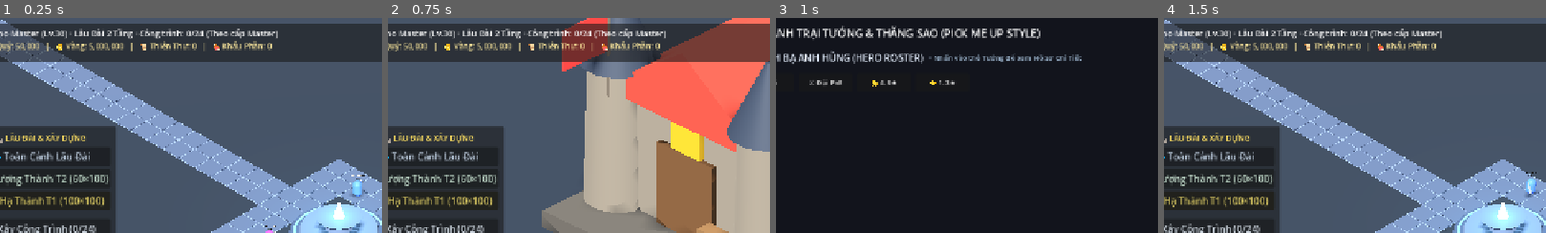
Above: before the commit, frames 1-4 (left to right).
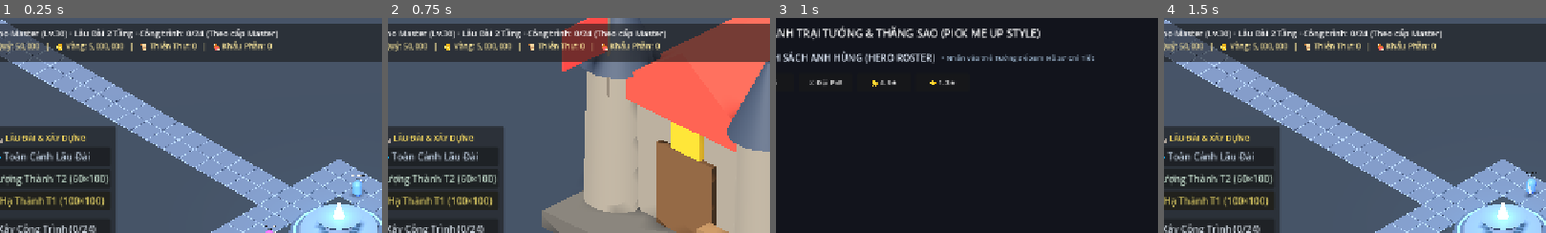
Above: after the commit, the same moments.

Repository: Zombie3012/infinity_gacha
Game: Godot game, scene res://scenes/base/isometric_base_3d.tscn
The game is run twice, just before and just after one commit, with the same random seed, the same clock (stepped at 60 frames per second) and the same inputs.
Inputs:
- Up to frame 1 (0.25 s): no input
- Up to frame 2 (0.75 s): click "🛡️ Nhà Chiến Lược" at 0.5 s
- Up to frame 3 (1 s): no input
- Up to frame 4 (1.5 s): click "⬅ Về Căn Cứ 3D" at 1.25 s
The pictures show only the part of the screen within x 6-56%, y 0-50%; the shares and areas given below are measured in that part.

Frames 1-2 are identical in both runs. In frame 3, 1.9% of the frame differs, in the area x 2-84%, y 15-22%; in frame 4, nothing differs.

Commit message:
feat(floor-heroes): implement FloorHeroModal with CardGridBrowser and UniversalHeroCard (step 3)

Diff:
--- a/client-godot/scenes/base/isometric_base_3d.gd
+++ b/client-godot/scenes/base/isometric_base_3d.gd
@@ -16,6 +16,7 @@
 const BASE_PLOT_SCENE := preload("res://scenes/base/base_plot_3d.tscn")
 const UniversalHeroCardScript := preload("res://scripts/ui/universal_hero_card.gd")
 const UniversalItemCardScript := preload("res://scripts/ui/universal_item_card.gd")
+const FloorHeroModalScript := preload("res://scripts/ui/floor_hero_modal.gd")
 
 const MAX_LOBBY_FLOORS := 2
 const FLOOR_HEIGHT := 5.2
@@ -2662,141 +2663,20 @@
 	if _selected_plot != null and is_instance_valid(_selected_plot):
 		_selected_plot.set_selected(false)
 		_selected_plot = null
-
-	var f_num := clampi(target_floor, 1, MAX_LOBBY_FLOORS)
-	_inspector_context = {
-		"type": "FLOOR_HERO_MANAGER",
-		"floor": f_num
-	}
-	inspector_panel.visible = true
-	_clear_inspector_actions()
-
-	inspector_title_label.text = "👥 QUẢN LÝ TƯỚNG TẦNG #%d" % f_num
-	inspector_subtitle_label.text = "Chỉ định tối đa 6 Hero xuất hiện tại tầng này để giảm lag"
-
-	# Floor selection tabs row: allow switching between Floor 1..unlocked
-	var floor_tabs_row := HBoxContainer.new()
-	floor_tabs_row.alignment = BoxContainer.ALIGNMENT_CENTER
-	for f in range(1, GameState.unlocked_lobby_floors + 1):
-		var f_tab_btn := Button.new()
-		f_tab_btn.text = "Tầng %d" % f
-		f_tab_btn.size_flags_horizontal = Control.SIZE_EXPAND_FILL
-		if f == f_num:
-			f_tab_btn.modulate = Color(1.0, 0.88, 0.38)
-		var target_f := f
-		f_tab_btn.pressed.connect(func():
-			_open_floor_hero_manager(target_f)
-		)
-		floor_tabs_row.add_child(f_tab_btn)
-	inspector_action_container.add_child(floor_tabs_row)
-
-	# Working selection list for this floor
-	if not _editing_floor_hero_selection.has(f_num):
-		_editing_floor_hero_selection[f_num] = GameState.get_assigned_heroes_for_floor(f_num).duplicate()
-	var selected_ids: Array = _editing_floor_hero_selection[f_num]
-
-	var has_custom: bool = not GameState.get_assigned_heroes_for_floor(f_num).is_empty()
-	var status_text: String
-	if selected_ids.is_empty() and not has_custom:
-		status_text = "⚪ Trạng thái: TỰ ĐỘNG PHÂN BỔ (Mặc định)"
-	else:
-		status_text = "🟢 Trạng thái: ĐÃ CHỌN %d / %d HERO" % [selected_ids.size(), MAX_HEROES_PER_FLOOR]
-
-	_add_inspector_section_header("THIẾT LẬP HIỆN TẠI", Color(0.65, 0.92, 1.0))
-	_add_inspector_info(
-		"%s\n💡 Hero được chọn sẽ xuất hiện tại Tầng #%d.\nNếu để trống hoặc nhấn 'Tự Động', hệ thống sẽ tự xếp theo công việc/đội hình." % [
-			status_text,
-			f_num
-		],
-		Color(0.85, 0.95, 1.0)
+	_close_inspector()
+
+	var existing = $HUD.get_node_or_null("FloorHeroModal")
+	if existing != null:
+		existing.queue_free()
+
+	var modal = FloorHeroModalScript.new()
+	modal.name = "FloorHeroModal"
+	modal.setup(target_floor)
+	modal.floor_saved.connect(func(f_num, ids):
+		_spawn_resident_heroes()
+		status_banner_label.text = "✅ Đã lưu cấu hình %d Hero xuất hiện tại Tầng #%d!" % [ids.size(), f_num]
 	)
-
-	# Action buttons row: [💾 Lưu & Áp Dụng] [🔄 Đặt Lại Tự Động]
-	var btn_row := HBoxContainer.new()
-	var save_btn := Button.new()
-	save_btn.text = "💾 Lưu & Áp Dụng"
-	save_btn.size_flags_horizontal = Control.SIZE_EXPAND_FILL
-	save_btn.pressed.connect(func():
-		GameState.set_assigned_heroes_for_floor(f_num, selected_ids)
-		_spawn_resident_heroes()
-		status_banner_label.text = "✅ Đã lưu cấu hình %d Hero xuất hiện tại Tầng #%d!" % [selected_ids.size(), f_num]
-		_open_floor_hero_manager(f_num)
-	)
-	btn_row.add_child(save_btn)
-
-	var reset_btn := Button.new()
-	reset_btn.text = "🔄 Đặt Lại Tự Động"
-	reset_btn.size_flags_horizontal = Control.SIZE_EXPAND_FILL
-	reset_btn.pressed.connect(func():
-		_editing_floor_hero_selection[f_num] = []
-		GameState.clear_assigned_heroes_for_floor(f_num)
-		_spawn_resident_heroes()
-		status_banner_label.text = "🔄 Đã chuyển Tầng #%d về chế độ tự động phân bổ Hero!" % f_num
-		_open_floor_hero_manager(f_num)
-	)
-	btn_row.add_child(reset_btn)
-	inspector_action_container.add_child(btn_row)
-
-	_add_inspector_section_header("DANH SÁCH ANH HÙNG (%d Tướng)" % GameState.heroes.size(), Color(1.0, 0.88, 0.38))
-
-	var roster := GameState.heroes
-	if roster.is_empty():
-		_add_inspector_info("Chưa có Anh Hùng nào trong Doanh Trại.", Color(0.7, 0.7, 0.7))
-		return
-
-	for h in roster:
-		var hid := str(h.get("id", ""))
-		var hname := str(h.get("name", "Hero"))
-		var hstar := int(h.get("rarity", 1))
-		var hlvl := int(h.get("level", 1))
-		var hclass := str(h.get("classCode", h.get("heroClass", "WARRIOR")))
-		var is_selected := selected_ids.has(hid)
-
-		var card := PanelContainer.new()
-		var card_box := HBoxContainer.new()
-		card_box.alignment = BoxContainer.ALIGNMENT_CENTER
-
-		var info_box := VBoxContainer.new()
-		info_box.size_flags_horizontal = Control.SIZE_EXPAND_FILL
-
-		var name_lbl := Label.new()
-		name_lbl.text = "%s %s (Lv.%d)" % ["★".repeat(clampi(hstar, 1, 7)), hname, hlvl]
-		name_lbl.add_theme_font_size_override("font_size", 13)
-		name_lbl.add_theme_color_override("font_color", Color(1.0, 0.95, 0.65) if is_selected else Color(0.9, 0.9, 0.95))
-		info_box.add_child(name_lbl)
-
-		var sub_lbl := Label.new()
-		var party_tag := " [⚔️ Party]" if GameState.active_party_ids.has(hid) else ""
-		sub_lbl.text = "[%s]%s" % [hclass, party_tag]
-		sub_lbl.add_theme_font_size_override("font_size", 11)
-		sub_lbl.add_theme_color_override("font_color", Color(0.65, 0.8, 1.0))
-		info_box.add_child(sub_lbl)
-		card_box.add_child(info_box)
-
-		var toggle_btn := Button.new()
-		toggle_btn.custom_minimum_size = Vector2(95, 32)
-		if is_selected:
-			toggle_btn.text = "✅ Đang Chọn"
-			toggle_btn.modulate = Color(0.45, 1.0, 0.55)
-		else:
-			toggle_btn.text = "➕ Chọn"
-			toggle_btn.modulate = Color(0.85, 0.88, 0.95)
-
-		toggle_btn.pressed.connect(func():
-			if selected_ids.has(hid):
-				selected_ids.erase(hid)
-				_open_floor_hero_manager(f_num)
-			else:
-				if selected_ids.size() >= MAX_HEROES_PER_FLOOR:
-					status_banner_label.text = "⚠️ Mỗi tầng chỉ tối đa %d Hero! Vui lòng bỏ bớt một Hero trước." % MAX_HEROES_PER_FLOOR
-				else:
-					selected_ids.append(hid)
-					_open_floor_hero_manager(f_num)
-		)
-		card_box.add_child(toggle_btn)
-
-		card.add_child(card_box)
-		inspector_action_container.add_child(card)
+	$HUD.add_child(modal)
 
 func _open_plot_inspector(plot_node: BasePlot3D, focus_cam: bool = true) -> void:
 	if _selected_plot != null and is_instance_valid(_selected_plot):
--- a/client-godot/scenes/heroes/hero_roster.gd
+++ b/client-godot/scenes/heroes/hero_roster.gd
@@ -211,7 +211,7 @@
 		_grid_view_container.add_child(grid_banner_row)
 
 		var index_title := Label.new()
-		index_title.text = "🏛️ DANH BẠ ANH HÙNG (HERO ROSTER)"
+		index_title.text = "🏛️ DANH SÁCH ANH HÙNG (HERO ROSTER)"
 		index_title.add_theme_font_size_override("font_size", 16)
 		index_title.add_theme_color_override("font_color", Color(0.9, 0.94, 1.0))
 		grid_banner_row.add_child(index_title)
--- a/client-godot/scripts/ui/card_grid_browser.gd
+++ b/client-godot/scripts/ui/card_grid_browser.gd
@@ -388,6 +388,17 @@
 		var max_hp := maxf(1.0, float(it.get("maxHp", 100)))
 		return (cur_hp / max_hp) >= 0.999 and str(it.get("state", "")) != "INJURED"
 
+	# Floor Manager & Roster filters
+	if "đội" in pill_text or "party" in pill_text:
+		return GameState.active_party_ids.has(str(it.get("id", "")))
+	elif "phân công" in pill_text or "làm việc" in pill_text:
+		var wmap: Dictionary = GameState.get_worker_assignment_map()
+		return wmap.has(str(it.get("id", "")))
+	elif "chưa xếp" in pill_text or "tự do" in pill_text:
+		var hid := str(it.get("id", ""))
+		var wmap: Dictionary = GameState.get_worker_assignment_map()
+		return not GameState.active_party_ids.has(hid) and not wmap.has(hid)
+
 	# General item/gear filters
 	if "vũ khí" in pill_text or "weapon" in pill_text:
 		return str(it.get("slot", "")).to_upper() == "WEAPON"
@@ -402,11 +413,17 @@
 	filtered_items.sort_custom(func(a: Dictionary, b: Dictionary) -> bool:
 		if browser_type == BrowserType.HERO:
 			match current_sort_mode:
-				0: # HP % (Lowest HP first by default)
-					var hp_a: float = float(a.get("hp", 100)) / maxf(1.0, float(a.get("maxHp", 100)))
-					var hp_b: float = float(b.get("hp", 100)) / maxf(1.0, float(b.get("maxHp", 100)))
-					if hp_a != hp_b:
-						return hp_a < hp_b if not sort_ascending else hp_a > hp_b
+				0: # Mode 0: If Recovery Center, HP%. Otherwise Combat Power (CP)
+					if hero_context_mode == 1: # RECOVERY
+						var hp_a: float = float(a.get("hp", 100)) / maxf(1.0, float(a.get("maxHp", 100)))
+						var hp_b: float = float(b.get("hp", 100)) / maxf(1.0, float(b.get("maxHp", 100)))
+						if hp_a != hp_b:
+							return hp_a < hp_b if not sort_ascending else hp_a > hp_b
+					else:
+						var cp_a := int(a.get("combatPower", 0))
+						var cp_b := int(b.get("combatPower", 0))
+						if cp_a != cp_b:
+							return cp_a > cp_b if not sort_ascending else cp_a < cp_b
 				1: # Stars / Rarity
 					var s_a := int(a.get("rarity", 1))
 					var s_b := int(b.get("rarity", 1))
@@ -518,6 +535,8 @@
 
 func _on_sort_toggle_pressed() -> void:
 	current_sort_mode = (current_sort_mode + 1) % 4
-	var sort_names := ["HP Thấp Nhất", "Độ Hiếm ★", "Cấp Độ Lv", "Tên A-Z"]
+	var sort_names := ["Lực Chiến", "Độ Hiếm ★", "Cấp Độ Lv", "Tên A-Z"]
+	if hero_context_mode == 1: # RECOVERY
+		sort_names[0] = "HP Thấp Nhất"
 	filter_btn.text = "%s 🎚️" % sort_names[current_sort_mode]
 	apply_filter_and_sort()
--- /dev/null
+++ b/client-godot/scripts/ui/floor_hero_modal.gd
@@ -0,0 +1,286 @@
+class_name FloorHeroModal
+extends Control
+
+## Dedicated Floor Hero Manager Modal for Godot 4 Client
+## Uses CardGridBrowser and UniversalHeroCard to assign up to 6 Heroes
+## per lobby floor (Floor 1: Hạ Thành, Floor 2: Thượng Thành).
+
+signal closed
+signal floor_saved(floor_num: int, assigned_hero_ids: Array)
+
+const CardGridBrowserScript = preload("res://scripts/ui/card_grid_browser.gd")
+const UniversalHeroCardScript = preload("res://scripts/ui/universal_hero_card.gd")
+
+const MAX_HEROES_PER_FLOOR := 6
+
+var current_floor: int = 1
+var max_floors: int = 2
+
+var title_label: Label
+var subtitle_label: Label
+var floor_tabs_box: HBoxContainer
+var status_ribbon_label: Label
+var banner_label: Label
+var browser
+var reset_btn: Button
+var save_btn: Button
+
+var _floor_buttons: Array[Button] = []
+var _editing_selections: Dictionary = {} # floor_num -> Array[String]
+
+func _init() -> void:
+	set_anchors_preset(Control.PRESET_FULL_RECT)
+	mouse_filter = Control.MOUSE_FILTER_STOP
+
+func _ready() -> void:
+	max_floors = maxi(1, GameState.unlocked_lobby_floors)
+	_build_ui()
+	_load_floor_selection(current_floor)
+
+func setup(floor_num: int = 1) -> void:
+	max_floors = maxi(1, GameState.unlocked_lobby_floors)
+	current_floor = clampi(floor_num, 1, max_floors)
+	if is_inside_tree():
+		_load_floor_selection(current_floor)
+
+func _build_ui() -> void:
+	for c in get_children():
+		c.queue_free()
+
+	# 1. Dark Translucent Backdrop
+	var backdrop := ColorRect.new()
+	backdrop.set_anchors_preset(Control.PRESET_FULL_RECT)
+	backdrop.color = Color(0.02, 0.04, 0.07, 0.82)
+	backdrop.mouse_filter = Control.MOUSE_FILTER_STOP
+	add_child(backdrop)
+
+	# 2. Main Centered Window
+	var center := CenterContainer.new()
+	center.set_anchors_preset(Control.PRESET_FULL_RECT)
+	center.mouse_filter = Control.MOUSE_FILTER_IGNORE
+	add_child(center)
+
+	var panel := PanelContainer.new()
+	panel.custom_minimum_size = Vector2(880, 680)
+	panel.mouse_filter = Control.MOUSE_FILTER_STOP
+
+	var p_style := StyleBoxFlat.new()
+	p_style.bg_color = Color(0.07, 0.09, 0.14, 0.98)
+	p_style.border_width_left = 2
+	p_style.border_width_top = 2
+	p_style.border_width_right = 2
+	p_style.border_width_bottom = 2
+	p_style.border_color = Color(0.35, 0.75, 1.0, 0.85) # Celestial Cyan Border
+	p_style.corner_radius_top_left = 12
+	p_style.corner_radius_top_right = 12
+	p_style.corner_radius_bottom_left = 12
+	p_style.corner_radius_bottom_right = 12
+	p_style.shadow_size = 14
+	p_style.shadow_color = Color(0, 0, 0, 0.65)
+	panel.add_theme_stylebox_override("panel", p_style)
+	center.add_child(panel)
+
+	var margin := MarginContainer.new()
+	margin.add_theme_constant_override("margin_left", 18)
+	margin.add_theme_constant_override("margin_top", 16)
+	margin.add_theme_constant_override("margin_right", 18)
+	margin.add_theme_constant_override("margin_bottom", 16)
+	panel.add_child(margin)
+
+	var root_vbox := VBoxContainer.new()
+	root_vbox.add_theme_constant_override("separation", 10)
+	margin.add_child(root_vbox)
+
+	# 3. Header Row: Title & Close Button
+	var header_row := HBoxContainer.new()
+	header_row.alignment = BoxContainer.ALIGNMENT_CENTER
+	root_vbox.add_child(header_row)
+
+	var title_box := VBoxContainer.new()
+	title_box.size_flags_horizontal = Control.SIZE_EXPAND_FILL
+	title_box.add_theme_constant_override("separation", 2)
+	header_row.add_child(title_box)
+
+	title_label = Label.new()
+	title_label.text = "👥 QUẢN LÝ HERO TỪNG TẦNG SẢNH CHỜ"
+	title_label.add_theme_font_size_override("font_size", 18)
+	title_label.add_theme_color_override("font_color", Color(1.0, 0.88, 0.38))
+	title_box.add_child(title_label)
+
+	subtitle_label = Label.new()
+	subtitle_label.text = "Chỉ định tối đa 6 Hero xuất hiện tại mỗi Tầng (Tối ưu hiệu năng & Giảm tải màn hình)"
+	subtitle_label.add_theme_font_size_override("font_size", 12)
+	subtitle_label.add_theme_color_override("font_color", Color(0.75, 0.88, 1.0))
+	title_box.add_child(subtitle_label)
+
+	var close_btn := Button.new()
+	close_btn.text = " ✖ "
+	close_btn.custom_minimum_size = Vector2(36, 32)
+	close_btn.pressed.connect(close_modal)
+	header_row.add_child(close_btn)
+
+	# 4. Floor Tabs Row
+	floor_tabs_box = HBoxContainer.new()
+	floor_tabs_box.add_theme_constant_override("separation", 8)
+	floor_tabs_box.alignment = BoxContainer.ALIGNMENT_CENTER
+	root_vbox.add_child(floor_tabs_box)
+	_rebuild_floor_tabs()
+
+	# 5. Status Ribbon & Quick Actions
+	var ribbon := PanelContainer.new()
+	var r_style := StyleBoxFlat.new()
+	r_style.bg_color = Color(0.10, 0.13, 0.19, 0.95)
+	r_style.border_width_left = 1
+	r_style.border_width_top = 1
+	r_style.border_width_right = 1
+	r_style.border_width_bottom = 1
+	r_style.border_color = Color(0.24, 0.35, 0.48)
+	r_style.corner_radius_top_left = 8
+	r_style.corner_radius_top_right = 8
+	r_style.corner_radius_bottom_left = 8
+	r_style.corner_radius_bottom_right = 8
+	ribbon.add_theme_stylebox_override("panel", r_style)
+	root_vbox.add_child(ribbon)
+
+	var r_margin := MarginContainer.new()
+	r_margin.add_theme_constant_override("margin_left", 12)
+	r_margin.add_theme_constant_override("margin_top", 8)
+	r_margin.add_theme_constant_override("margin_right", 12)
+	r_margin.add_theme_constant_override("margin_bottom", 8)
+	ribbon.add_child(r_margin)
+
+	var r_row := HBoxContainer.new()
+	r_row.add_theme_constant_override("separation", 12)
+	r_margin.add_child(r_row)
+
+	status_ribbon_label = Label.new()
+	status_ribbon_label.size_flags_horizontal = Control.SIZE_EXPAND_FILL
+	status_ribbon_label.text = "⚪ Trạng thái: TỰ ĐỘNG PHÂN BỔ (Mặc định)"
+	status_ribbon_label.add_theme_font_size_override("font_size", 13)
+	status_ribbon_label.add_theme_color_override("font_color", Color(0.85, 0.95, 1.0))
+	r_row.add_child(status_ribbon_label)
+
+	reset_btn = Button.new()
+	reset_btn.text = "🔄 Đặt Lại Tự Động"
+	reset_btn.custom_minimum_size = Vector2(135, 34)
+	reset_btn.modulate = Color(1.0, 0.85, 0.45)
+	reset_btn.pressed.connect(_on_reset_to_auto_pressed)
+	r_row.add_child(reset_btn)
+
+	save_btn = Button.new()
+	save_btn.text = "💾 Lưu & Áp Dụng"
+	save_btn.custom_minimum_size = Vector2(135, 34)
+	save_btn.modulate = Color(0.40, 1.0, 0.65)
+	save_btn.pressed.connect(_on_save_pressed)
+	r_row.add_child(save_btn)
+
+	# 6. Status Toast Banner
+	banner_label = Label.new()
+	banner_label.text = "💡 Chọn tối đa 6 Hero bằng cách bấm vào thẻ bên dưới rồi nhấn 'Lưu & Áp Dụng'."
+	banner_label.add_theme_font_size_override("font_size", 12)
+	banner_label.add_theme_color_override("font_color", Color(0.75, 0.85, 0.95))
+	banner_label.horizontal_alignment = HORIZONTAL_ALIGNMENT_CENTER
+	root_vbox.add_child(banner_label)
+
+	# 7. CardGridBrowser Component
+	browser = CardGridBrowserScript.new()
+	browser.browser_type = CardGridBrowserScript.BrowserType.HERO
+	browser.hero_context_mode = UniversalHeroCardScript.ContextMode.DEFAULT
+	browser.grid_columns = 3
+	browser.card_selectable = true
+	browser.multi_select_enabled = true
+	browser.max_selection = MAX_HEROES_PER_FLOOR
+	root_vbox.add_child(browser)
+
+	browser.configure_header("Danh sách Hero Lâu Đài", ["Tất cả", "Trong Đội PvE", "Đang phân công", "Chưa xếp"])
+	browser.set_action_button("💾 Lưu Cấu Hình Tầng #%d" % current_floor, "Lưu")
+	browser.selection_changed.connect(_on_selection_changed)
+	browser.action_confirmed.connect(func(_items): _on_save_pressed())
+
+func _rebuild_floor_tabs() -> void:
+	if floor_tabs_box == null:
+		return
+	for c in floor_tabs_box.get_children():
+		c.queue_free()
+	_floor_buttons.clear()
+
+	for f in range(1, max_floors + 1):
+		var btn := Button.new()
+		var floor_tag := " (Hạ Thành)" if f == 1 else (" (Thượng Thành)" if f == 2 else "")
+		btn.text = "🏰 Tầng %d%s" % [f, floor_tag]
+		btn.custom_minimum_size = Vector2(160, 34)
+		var target_f := f
+		btn.pressed.connect(func():
+			_load_floor_selection(target_f)
+		)
+		floor_tabs_box.add_child(btn)
+		_floor_buttons.append(btn)
+
+	_update_floor_tab_styles()
+
+func _update_floor_tab_styles() -> void:
+	for i in range(_floor_buttons.size()):
+		var f := i + 1
+		var btn: Button = _floor_buttons[i]
+		if f == current_floor:
+			btn.modulate = Color(1.0, 0.88, 0.38)
+		else:
+			btn.modulate = Color(0.80, 0.85, 0.95)
+
+func _load_floor_selection(floor_num: int) -> void:
+	current_floor = floor_num
+	_update_floor_tab_styles()
+
+	if not _editing_selections.has(floor_num):
+		var assigned: Array = GameState.get_assigned_heroes_for_floor(floor_num).duplicate()
+		_editing_selections[floor_num] = assigned
+
+	var cur_selected: Array = _editing_selections[floor_num]
+	if browser != null:
+		browser.set_items(GameState.heroes, true)
+		browser.select_items_by_ids(cur_selected)
+		browser.set_action_button("💾 Lưu Cấu Hình Tầng #%d" % current_floor, "Lưu")
+
+	_update_status_display()
+	banner_label.text = "💡 Đang cấu hình Tầng #%d. Chọn tối đa 6 Hero rồi nhấn 'Lưu & Áp Dụng'." % floor_num
+
+func _update_status_display() -> void:
+	var cur_selected: Array = _editing_selections.get(current_floor, [])
+	var has_custom: bool = not GameState.get_assigned_heroes_for_floor(current_floor).is_empty()
+
+	if cur_selected.is_empty() and not has_custom:
+		status_ribbon_label.text = "⚪ Trạng thái Tầng #%d: TỰ ĐỘNG PHÂN BỔ (Mặc định)" % current_floor
+		status_ribbon_label.add_theme_color_override("font_color", Color(0.85, 0.88, 0.95))
+	else:
+		status_ribbon_label.text = "🟢 Trạng thái Tầng #%d: ĐÃ CHỌN %d / %d HERO" % [
+			current_floor, cur_selected.size(), MAX_HEROES_PER_FLOOR
+		]
+		status_ribbon_label.add_theme_color_override("font_color", Color(0.40, 1.0, 0.65))
+
+func _on_selection_changed(selected_items: Array) -> void:
+	var ids: Array = []
+	for it in selected_items:
+		if it is Dictionary:
+			ids.append(str(it.get("id", "")))
+	_editing_selections[current_floor] = ids
+	_update_status_display()
+
+func _on_save_pressed() -> void:
+	var ids: Array = _editing_selections.get(current_floor, [])
+	GameState.set_assigned_heroes_for_floor(current_floor, ids)
+	floor_saved.emit(current_floor, ids)
+	banner_label.text = "✅ Đã lưu cấu hình %d Hero xuất hiện tại Tầng #%d thành công!" % [ids.size(), current_floor]
+	_update_status_display()
+
+func _on_reset_to_auto_pressed() -> void:
+	_editing_selections[current_floor] = []
+	GameState.clear_assigned_heroes_for_floor(current_floor)
+	if browser != null:
+		browser.clear_selection()
+	floor_saved.emit(current_floor, [])
+	banner_label.text = "🔄 Đã đưa Tầng #%d về chế độ tự động phân bổ Hero mặc định!" % current_floor
+	_update_status_display()
+
+func close_modal() -> void:
+	closed.emit()
+	queue_free()
